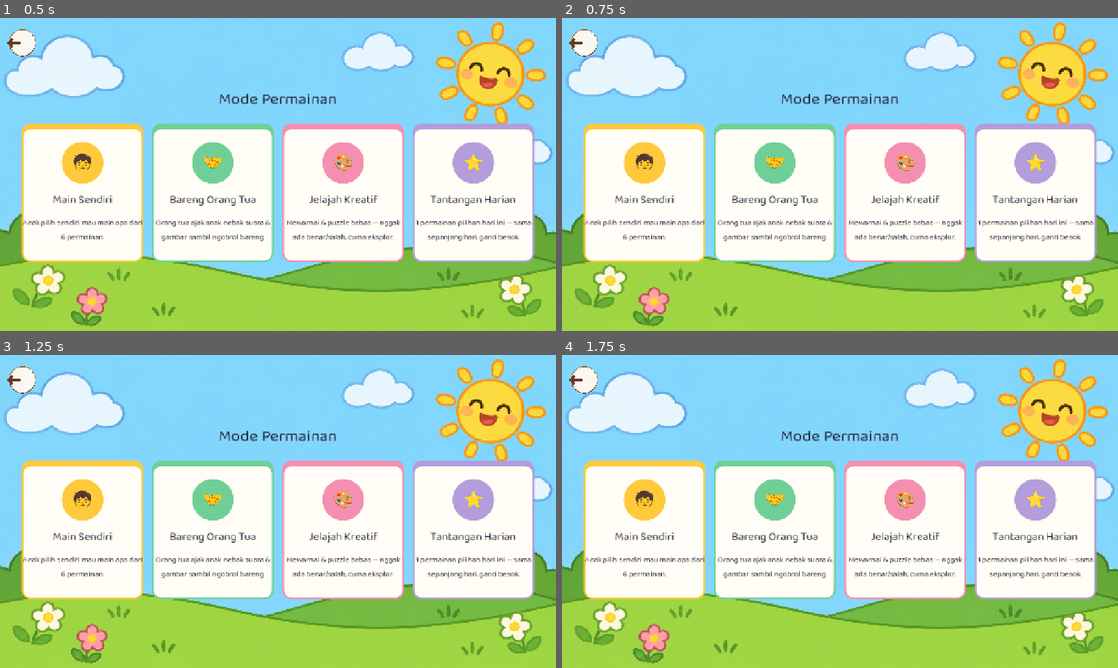
Above: before the commit, frames 1-4 (two rows, left to right).
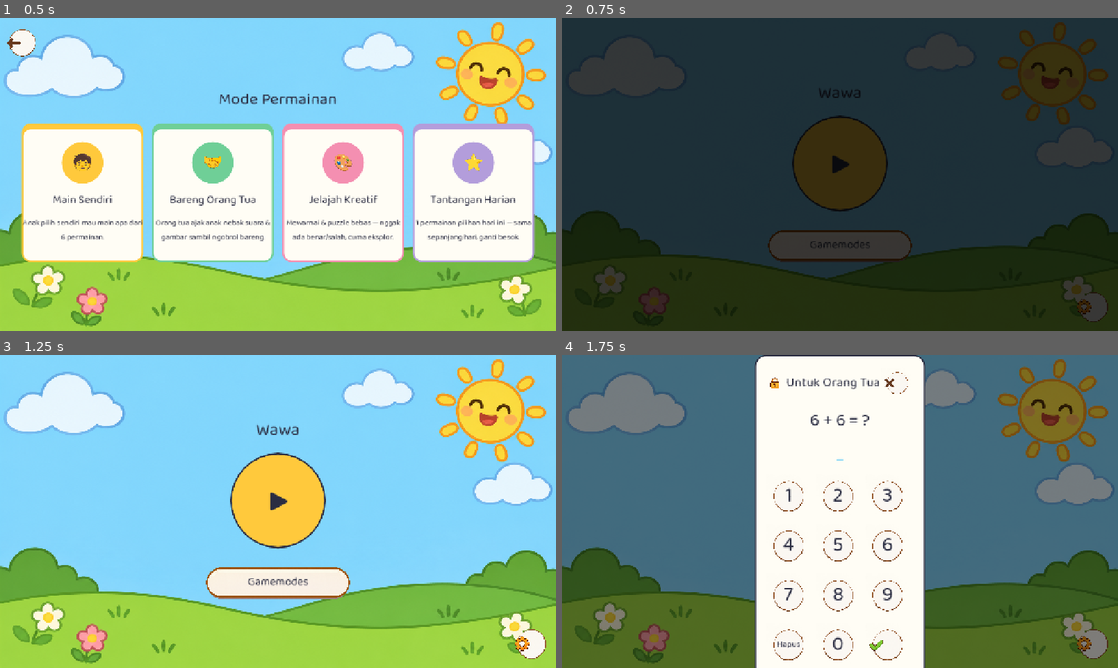
Above: after the commit, the same moments.

Repository: ptnusavisionmedia/game-balita
Game: Godot game, scene res://scenes/GameModes.tscn
Same seed, same stepped clock (60 frames per second), same inputs: the game is played once before the commit and once after it. This scene is started directly instead of the project's main scene.
Inputs (mouse positions are in pixels of both pictures, inside the frame that each line leads up to):
- Up to frame 1 (0.5 s): no input
- Up to frame 2 (0.75 s): click (584, 43) at 0.5 s
- Up to frame 3 (1.25 s): no input
- Up to frame 4 (1.75 s): click (1095, 642) at 1.27 s

Frame 1 is identical in both runs. In frame 2, 100% of the frame differs, in the area x 0-100%, y 0-100%; in frame 3, 39%; in frame 4, 91%.

Commit message:
fix: tombol back GameModes & Settings tidak bisa diklik
VBoxContainer full-rect yang di-add SETELAH tombol back menelan klik di
area kosongnya (default mouse_filter = STOP), termasuk pojok kiri atas
tempat tombol back berada, sebelum sempat jatuh ke sibling sebelumnya.
Di-set mouse_filter = IGNORE di kedua tempat — kartu/konten di
dalamnya tetap bisa diklik normal.

Co-Authored-By: Claude Sonnet 5 <noreply@anthropic.com>

Diff:
--- a/scenes/game_modes.gd
+++ b/scenes/game_modes.gd
@@ -54,6 +54,16 @@
 	outer.anchor_bottom = 1.0
 	outer.alignment = BoxContainer.ALIGNMENT_CENTER
 	outer.add_theme_constant_override("separation", 24)
+	# Bug 2026-11-26 (dilaporkan user, screenshot): tombol back pojok kiri
+	# atas TIDAK BISA DIKLIK — `outer` full-rect (anchor 0,0,1,1) di-add
+	# SETELAH `back_button`, jadi di atasnya di z-order; default
+	# `mouse_filter = STOP` bikin `outer` "menelan" klik di area kosong
+	# (termasuk pojok kiri atas tempat back_button ada) SEBELUM sempat
+	# jatuh ke sibling sebelumnya. Kartu di dalam `outer` tetap bisa
+	# diklik normal (anak node selalu dicek duluan lewat rekursi), yang
+	# diperbaiki cuma area kosong `outer` sendiri supaya tembus ke
+	# back_button di baliknya.
+	outer.mouse_filter = Control.MOUSE_FILTER_IGNORE
 	add_child(outer)
 
 	var title := Label.new()
--- a/scenes/settings.gd
+++ b/scenes/settings.gd
@@ -38,6 +38,12 @@
 	vbox.anchor_bottom = 1.0
 	vbox.alignment = BoxContainer.ALIGNMENT_CENTER
 	vbox.add_theme_constant_override("separation", 24)
+	# Bug class sama persis GameModes (lihat scenes/game_modes.gd,
+	# Decisions Log 2026-11-26): `vbox` full-rect di-add SETELAH
+	# `back_button`, default `mouse_filter = STOP` bikin area kosongnya
+	# "menelan" klik di pojok kiri atas sebelum sempat jatuh ke
+	# back_button di baliknya.
+	vbox.mouse_filter = Control.MOUSE_FILTER_IGNORE
 	add_child(vbox)
 
 	var title := Label.new()
